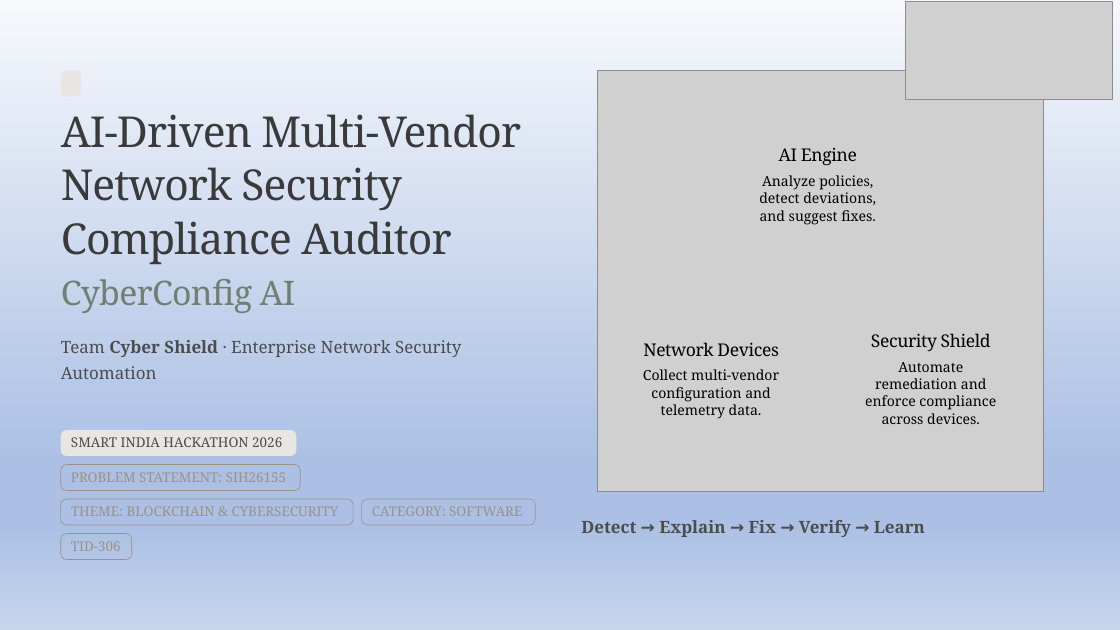
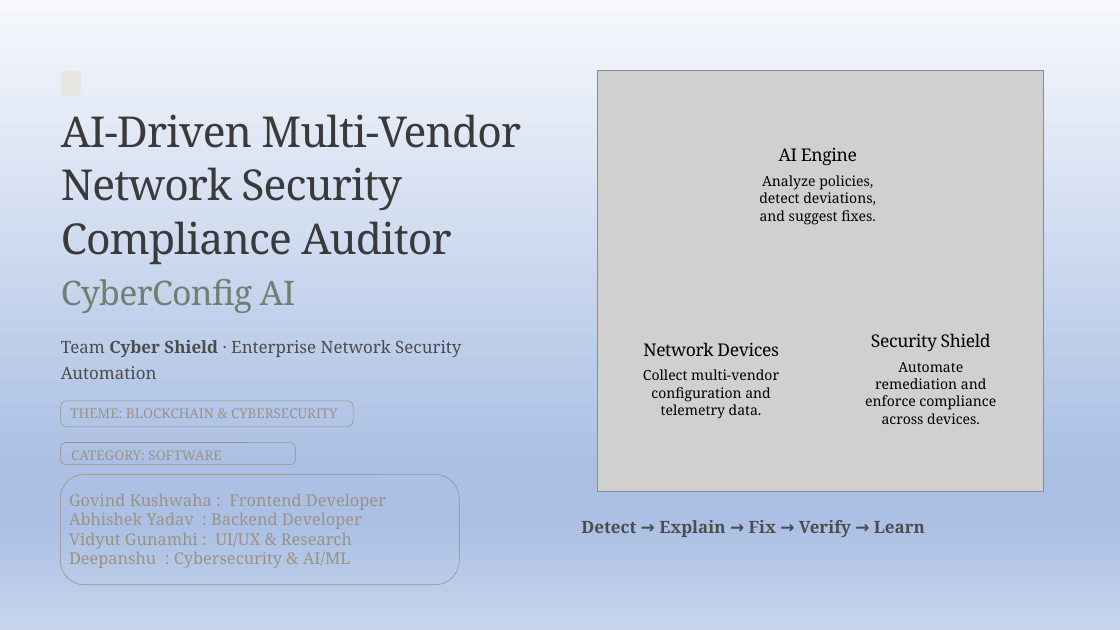
Before and after one commit to govindKushwaha8/CyberConfig-AI, a slide deck: slide 1 of TID-306.pptx. Drawn at 1120x630 pixels with LibreOffice and Linux fonts; fonts in the diff are those of the drawing; grey boxes stand for pictures. Boxes give left, top, right and bottom in pixels: in the first picture for what was removed or moved away, otherwise in the second. Text is boxed around its words. In the diff, an @@ line names an element or a change of style, - is before the commit and + after.

```diff
--- a/TID-306.pptx
+++ b/TID-306.pptx
@@ picture removed at (906,2,1112,99) @@
@@ rounded rectangle: place and size @@
-rounded rectangle at (60,499,353,525)
+rounded rectangle at (60,401,353,427)
@@ text "THEME: BLOCKCHAIN & CYBERSECURITY": place and size @@
-text "THEME: BLOCKCHAIN & CYBERSECURITY" at (71,506,339,516)
+text "THEME: BLOCKCHAIN & CYBERSECURITY" at (70,408,338,418)
@@ text "CATEGORY: SOFTWARE": place and size @@
-text "CATEGORY: SOFTWARE" at (372,506,522,516)
+text "CATEGORY: SOFTWARE" at (71,450,221,460)
@@ rounded rectangle: place and size @@
-rounded rectangle at (362,499,536,525)
+rounded rectangle at (60,443,295,465)
@@ rounded rectangle removed at (60,430,296,456) @@
@@ text removed at (71,437,282,447) @@
-SMART INDIA HACKATHON 2026
@@ rounded rectangle: place and size @@
-rounded rectangle at (60,465,300,491)
+rounded rectangle at (60,475,460,586)
@@ text removed at (71,472,286,482) @@
-PROBLEM STATEMENT: SIH26155
@@ text added at (69,494,386,568), 14 pt, text #9C9283 @@
+Govind Kushwaha : Frontend Developer
+Abhishek Yadav : Backend Developer
+Vidyut Gunamhi : UI/UX & Research
+Deepanshu : Cybersecurity & AI/ML
@@ rounded rectangle removed at (60,534,132,560) @@
@@ text removed at (71,541,121,551) @@
-TID-306
```
Also in this commit, not shown: 1 other slide changed, 3 slides added, 3 slides removed.
